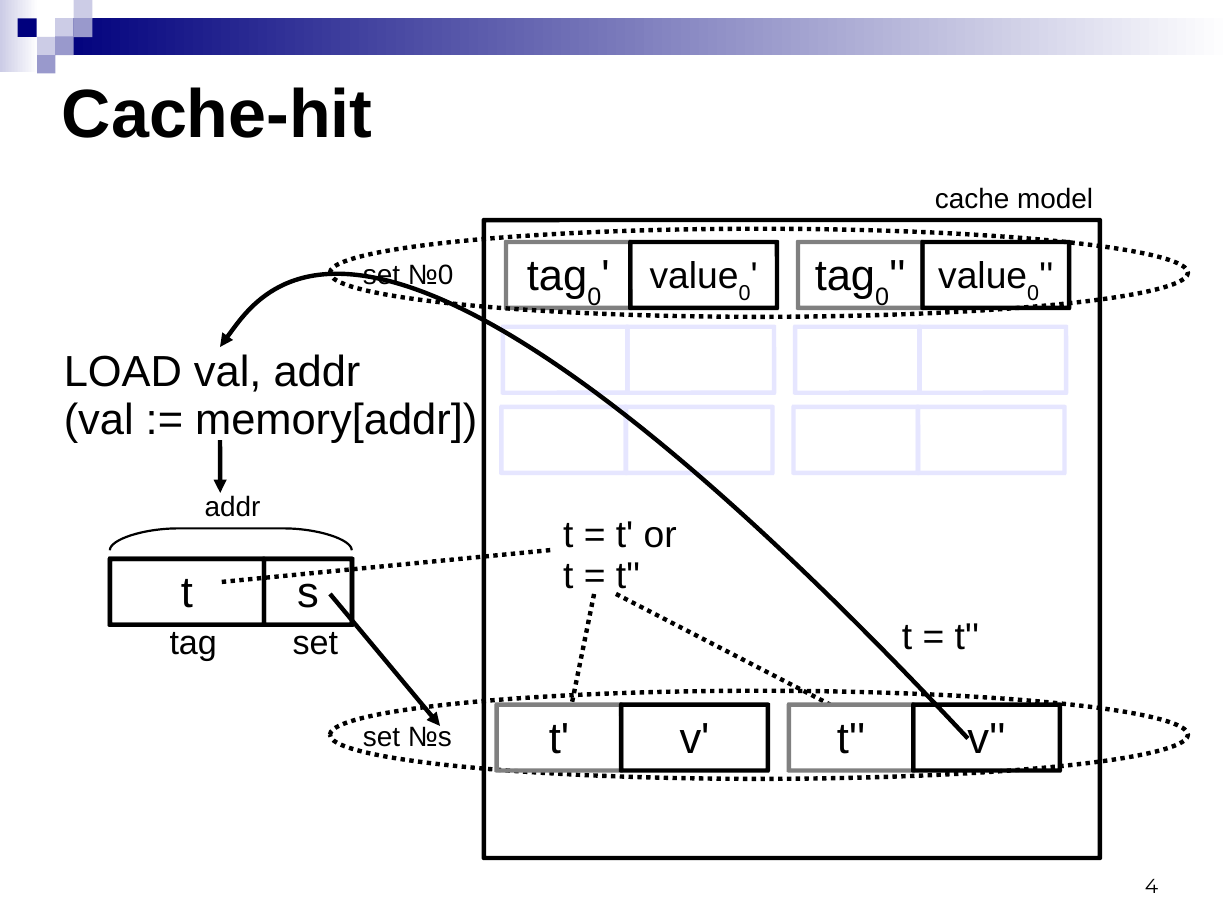
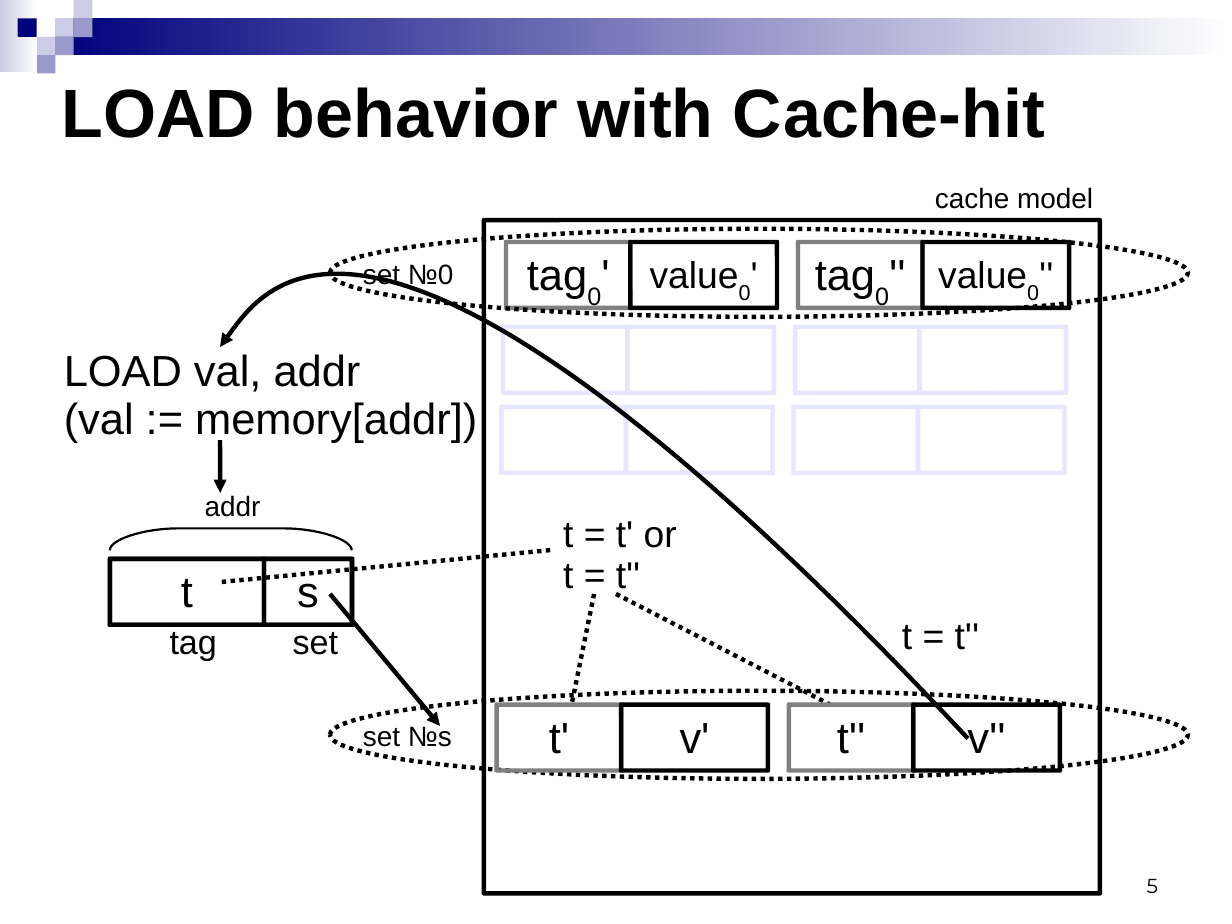
Before and after one commit to kornevgen/tesla-project, a slide deck: slide 5 of papers/unpublished/SummerSchool09/sumsch09-3.ppt (slide 4 before the commit). Drawn at 1232x924 pixels with LibreOffice and Linux fonts; fonts in the diff are those of the drawing. Boxes give left, top, right and bottom in pixels: in the first picture for what was removed or moved away, otherwise in the second. Text is boxed around its words. In the diff, an @@ line names an element or a change of style, - is before the commit and + after.

```diff
--- a/papers/unpublished/SummerSchool09/sumsch09-3.ppt
+++ b/papers/unpublished/SummerSchool09/sumsch09-3.ppt
@@ title at [62,87,1044,138]: text changed @@
-Cache-hit
+LOAD behavior with Cache-hit
@@ freeform shape: place and size @@
-freeform shape at [484,220,1100,859]
+freeform shape at [484,220,1100,893]
@@ page number at [1147,879,1158,893]: text changed @@
-4
+5
```
Also in this commit, not shown: 13 other slides changed, 1 slide added.
